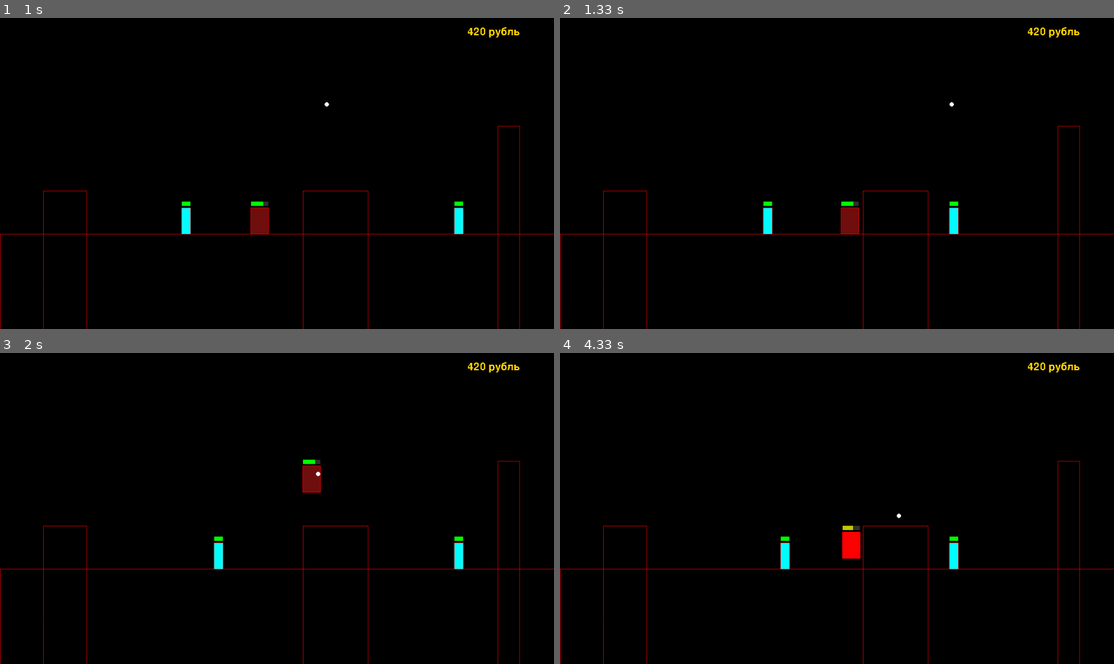
Above: before the commit, frames 1-4 (two rows, left to right).
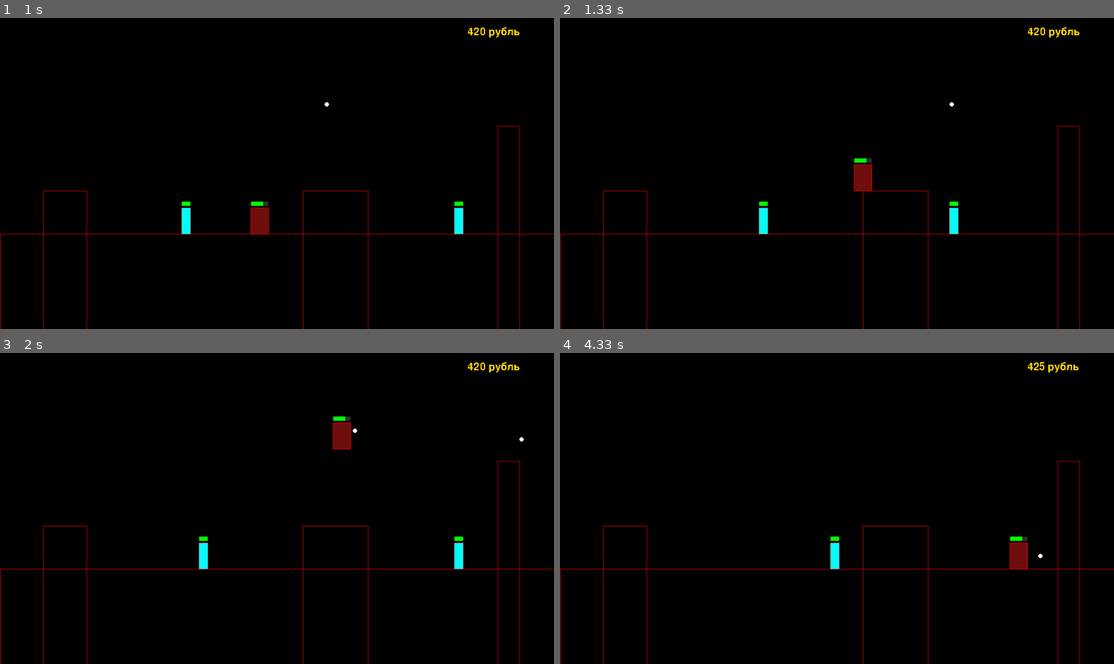
Above: after the commit, the same moments.

Repository: KarupoegPuhh/2020-projekt
Game: pygame game, started from MAIN.py
Two runs of this game, one before a commit and one after it. Both use one fixed random seed, a clock stepped at 60 frames per second and the inputs below.
Inputs:
- Up to frame 1 (1 s): click "Minek!" at 0.38 s; tap Space at 0.67 s
- Up to frame 2 (1.33 s): hold D from 1 s (still down); tap Space at 1.07 s
- Up to frame 3 (2 s): tap Space at 1.37, 1.57, 1.9 s; release D at 1.47 s; hold W 1.5-1.8 s; hold D from 1.83 s (still down)
- Up to frame 4 (4.33 s): tap Space at 2.2, 2.4, 2.7, 2.97, 3.27, 3.4, 3.8, 4.1 s; release D at 2.3 s; hold A 2.33-2.87 s; hold A 2.9-3.3 s; hold W 3.33-3.7 s; hold D from 3.73 s (still down)

Frame 1 is identical in both runs. In frame 2, 0.9% of the frame differs, in the area x 35-57%, y 45-70%; in frame 3, 1.1%; in frame 4, 1.4%, in the area x 39-94%, y 2-70%.

Commit message:
paar asja? main.py buggy, stable kindlam

Diff:
--- a/MAIN.py
+++ b/MAIN.py
@@ -506,26 +506,18 @@
         dt = clock.tick(30)
 
     def pole_sein_v(v,x,y,lai,pikk,umb=0,obj=põrand):
-        #pole window vasak äär
-        if v < 0:
-            v = -v
-        if v*dt < x:
-            #seinad vasakule minnes
-            for i in obj.instances:
-                if x <= i.x2+(v*dt)+umb and x > i.x2 + 1-umb and not y < i.y - pikk: #not v*dt < (i.x1 - x - lai) or y < i.y - pikk:
-                    return False
+        #seinad vasakule minnes
+        for i in obj.instances:
+            if x <= i.x2+(v*dt)+umb and x > i.x2 + 1-umb and not y < i.y - pikk: #not v*dt < (i.x1 - x - lai) or y < i.y - pikk:
+                return False
+        return True
+
+    def pole_sein_p(v,x,y,lai,pikk,umb=0,obj=põrand):
+        #seinad paremale minnes
+        for i in obj.instances:
+            if x+lai+(v*dt) >= i.x1 and x+lai < i.x1 + 1 and not y < i.y - pikk: #not v*dt < (i.x1 - x - lai) or y < i.y - pikk:
+                return False
             return True
-        return False
-
-    def pole_sein_p(v,x,y,lai,pikk,umb=0,obj=põrand):
-        #pole window parem äär
-        if v*dt < (laius - x - lai):
-            #seinad paremale minnes
-            for i in obj.instances:
-                if x+lai+(v*dt) >= i.x1 and x+lai < i.x1 + 1 and not y < i.y - pikk: #not v*dt < (i.x1 - x - lai) or y < i.y - pikk:
-                    return False
-            return True
-        return False
 
     def maa_kõrgus(px,lai,obj=põrand):
         global mk
@@ -659,12 +651,15 @@
         global screen
         screen = 0
         global screenid
-        screenid = {0:["põrand(1150,1200,250)","põrand(100,200,400)","põrand(700,850,400)"]}
-        #platformid
-        o = 0
-        for sc in screenid[screen]:
-            exec("plat"+str(o)+" = "+sc)
-            o += 1
+        screenid = {
+        -1:["põrand(750+400,800+400,250)"],
+        0:["põrand(750+400,800+400,250)","põrand(100,200,400)","põrand(700,850,400)"],
+        1:["põrand(10+400,800+400,250)","põrand(100,400,400)","põrand(700,720,600)"]
+        }
+        #uued platformide objektid
+        for o in range(len(screenid[screen])):
+            exec("plat"+str(o)+" = "+screenid[screen][o])
+
         #Tomi asjad
         Tom = Player(580, 100, 40, 60)
         global vh
@@ -804,6 +799,9 @@
                     Tom.y = mk-Tom.pikkus
                     Tom.jump = False
                     Tom.vh = vh
+        else:
+            Tom.jump = False
+            #Tom.vh = vh
 
         #tom kukkumine
         if mk > eelmine_mk and not Tom.jump:
@@ -826,6 +824,9 @@
         lükkaja_v = Tom.vh
         #knockback
         if Tom.kb != 0:
+            #if Tom.kukub:
+            #    Tom.kukub = False
+            #    Tom.vh = vh
             Tom.värv = (255, 0, 0)
             if Tom.vh > 0:
                 F = -(0.5*Tom.m*(lükkaja_v**2)) #/2
@@ -871,9 +872,42 @@
                 raha.raha_maas -= 1
                 Tom.raha += 1
 
-        #vaheta screeni
-        #if Tom.vel*dt < (laius - Tom.x - Tom.laius):
-        #    vaheta_screeni(screen,True)
+        #vaheta screeni paremale
+        if Tom.x+Tom.laius/2 > laius:
+            #tom spawn
+            Tom.x = 0-Tom.laius/2
+            #kustuta eelmised
+            for rii in põrand.instances:
+                rii.instances.remove(rii)
+            #kuhu poole
+            screen += 1
+            #uued platformide objektid
+            põrand1 = põrand(0,laius,500)
+            for o in range(len(screenid[screen])):
+                exec("plat"+str(o)+" = "+screenid[screen][o])
+            #vaenlased liigutada
+            for vaenlane in Vastane.instances:
+                vaenlane.x -= laius
+            #uued vaenlased
+            #veel implementimata
+        #vaheta screeni vasakule
+        if Tom.x+Tom.laius/2 < 0:
+            #tom spawn
+            Tom.x = laius-Tom.laius/2
+            #kustuta eelmised platvormid
+            for rii in põrand.instances:
+                rii.instances.remove(rii)
+            #kuhu poole
+            screen -= 1
+            #uued platformide objektid
+            põrand1 = põrand(0,laius,500)
+            for o in range(len(screenid[screen])):
+                exec("plat"+str(o)+" = "+screenid[screen][o])
+            #vaenlased liigutada
+            for vaenlane in Vastane.instances:
+                vaenlane.x += laius
+            #uued vaenlased
+            #veel implementimata
 
         #PAUSE MENU
         if keys[pg.K_p]:
--- a/MAIN (2).py
+++ b/main_stable.py
@@ -12,7 +12,7 @@
 
 pg.init()
 
-
+mitmes_kord = 0
 laius = 1280
 kõrgus = 720
 aken = pg.display.set_mode((laius, kõrgus))
@@ -29,12 +29,19 @@
     return textSurface, textSurface.get_rect()
 
 hiir_all = False
+#hoverib = False
+#vana_hover = False
 def nupp(text, x, y, laius, kõrgus, värv_tuhm, värv_hele, action=None):
     global hiir_all
+    #global hoverib
+    #global vana_hover
     mouse = pg.mouse.get_pos()
     click = pg.mouse.get_pressed()
 
+    #if vana_hover != hoverib:
+    #    nupp_hover.play()
     if x + laius > mouse[0] > x and y + kõrgus > mouse[1] > y:
+        #hoverib = True
         pg.draw.rect(aken, värv_tuhm, (x, y, laius, kõrgus))
         pg.draw.rect(aken, värv_hele, (x-5, y-5, laius, kõrgus))
         hiir_vabastatud = False
@@ -47,11 +54,20 @@
 
     else:
         pg.draw.rect(aken, värv_tuhm, (x, y, laius, kõrgus))
+        #hoverib = False
     textSurf, textRect = text_objects(text, smallText)
     textRect.center = ((x+x+laius)//2, (y+y+kõrgus)//2)
     aken.blit(textSurf, textRect)
 
+    #vana_hover = hoverib
+
 def intro():
+    global mitmes_kord
+    mitmes_kord += 1
+    if mitmes_kord == 1:
+        global intromus
+        intromus = pg.mixer.Sound(helidir+"\delta.mp3")
+        intromus.play()
 
     #Teksdi suurused
     global largeText
@@ -75,6 +91,16 @@
         TextRect.center = ((laius // 2), (170))
         aken.blit(TextSurf, TextRect)
 
+        #kontrollid
+        kontrollid = smallText.render("liigu: wasd", False, (0,0,0))
+        aken.blit(kontrollid, (laius-300, 20))
+        kontrollid = smallText.render("tulista: space", False, (0,0,0))
+        aken.blit(kontrollid, (laius-300, 40))
+        kontrollid = smallText.render("menüü: p", False, (0,0,0))
+        aken.blit(kontrollid, (laius-300, 60))
+        kontrollid = smallText.render("KONTROLLID:", False, (0,0,0))
+        aken.blit(kontrollid, (laius-300, 0))
+
         nupp("Minek!",laius/2-100, 300, 200, 100, (155,114,98), (185,144,128), main_loop)
         nupp("Vali oma sõdalane!", laius/2-100, 425, 200, 100, (72,58,78), (102,88,108), vali_sõdalane)
         nupp("Annan alla...", laius/2-100, 550, 200, 100, (42,42,50), (72,72,89), quit)
@@ -124,8 +150,15 @@
 def pood():
     global Tom
     global hernepüss
+    global kartulikahur
+    global ka
     global poes
     poes = True
+    global ost
+    ost = pg.mixer.Sound(helidir+"\cash.mp3")
+    tere = pg.mixer.Sound(helidir+"\shop_e.mp3")
+    tere.play()
+
     while poes:
         for event in pg.event.get():
             if event.type == pg.QUIT:
@@ -142,12 +175,17 @@
 
         nupp("Ostud tehtud!", laius/2-100 , 600, 200, 100, (100,100,0), (255,255,0), pood_done)
         #Relva valik
-        nupp("Jõujooki!", 170, 300, 200, 100, (113,16,15), (163,66,65), jõujook_ost)
-        nupp("Hernepüssi!", 540, 300, 200, 100, (112,130,56), (162,180,106), hernepüss_ost)
-        nupp("Ritaliini!", 910 , 300, 200, 100, (80,5,94), (130,55,144), ritaliin_ost)
+        if Tom.health < Tom.max_health:
+            nupp("Jõujooki! -1₽", 170, 200, 200, 100, (113,16,15), (163,66,65), jõujook_ost)
+        if not hernepüss.unlocked:
+            nupp("Hernepüssi! -3₽", 540, 200, 200, 100, (112,130,56), (162,180,106), hernepüss_ost)
+        if Tom.vel <= 20:
+            nupp("Ritaliini! -1₽", 910 , 200, 200, 100, (80,5,94), (130,55,144), ritaliin_ost)
+        if not kartulikahur.unlocked:
+            nupp("kartul! -4₽", 540 , 400, 200, 100, (80,5,94), (130,55,144), kartulikahur_ost)
 
         raha = veneText.render(str(Tom.raha)+" рубль", False, (255,215,0))
-        aken.blit(raha, (laius-100, 20))
+        aken.blit(raha, (laius-200, 20))
 
         pg.display.update()
 
@@ -156,26 +194,43 @@
 def pood_done():
     global poes
     poes = False
+    headaega = pg.mixer.Sound(helidir+"\shop_l.mp3")
+    headaega.play()
 
 def jõujook_ost():
-    if Tom.raha >= 1 and Tom.health < Tom.max_health:
+    if Tom.raha >= 1:
         Tom.raha -= 1
         Tom.health += 1
+        ost.play()
 
 def hernepüss_ost():
-    if Tom.raha >= 5 and not hernepüss.unlocked:
+    if Tom.raha >= 3:
         hernepüss.unlocked = True
-        Tom.raha -= 5
+        Tom.raha -= 3
+        ost.play()
+
+def kartulikahur_ost():
+    if Tom.raha >= 4:
+        kartulikahur.unlocked = True
+        Tom.raha -= 4
+        ost.play()
 
 def ritaliin_ost():
-    if Tom.raha >= 1 and Tom.vel <= 20:
+    global vh
+    if Tom.raha >= 1:
         Tom.vel *= 1.5
+        Tom.vh += 1
+        vh += 1
         Tom.raha -= 1
+        ost.play()
 
 def main_loop():
     global Tom
     global hernepüss
+    global kartulikahur
     global pause
+
+    intromus.stop()
 
     class Player:
         def __init__(self, x, y, laius, pikkus):
@@ -191,13 +246,13 @@
             self.m = 1
             self.vel = 10
             self.vh = 10 #hüppe vel
-            self.health = 10
+            self.health = 7
             self.max_health = 10
             self.kb = 0 #knockback 1-paremale -1-vasakule 0-false
             self.kontr = True #kas saab kontrollida
             self.elus = True
             self.elud_värv = (0,255,0)
-            self.raha = 0
+            self.raha = 420
 
         def hit(self):
             if self.health >= self.max_health * 0.8:
@@ -226,7 +281,7 @@
             pg.draw.rect(aken, self.värv, (self.x, self.y, self.laius, self.pikkus))
             #raha
             raha = veneText.render(str(self.raha)+" рубль", False, (255,215,0))
-            aken.blit(raha, (laius-100, 20))
+            aken.blit(raha, (laius-200, 20))
 
     class Kuul:
         def __init__(self, x, y, suund):
@@ -242,7 +297,7 @@
     class raha:
         raha_maas = 0
         instances = []
-        def __init__(self,x,y,v,suund,xoff):
+        def __init__(self,x,y,v,suund,xoff,mkr):
             self.__class__.instances.append(self)
             self.x = x
             self.y = y
@@ -250,13 +305,15 @@
             self.suund = suund
             self.xoff = xoff
             self.kukkumas = True
+            self.mkr = mkr
 
         def kukub(self):
             self.y += 0.5*(self.v**2)*dt
+            #if pole_sein_p(self.v,self.x,self.y,3,3) and pole_sein_v(self.v,self.x,self.y,3,3): NAD SATUVAD SEINA SISSE VAHEST
             self.x += self.xoff
             self.v -= 1
-            if self.y >= mk:
-                self.y = mk
+            if self.y+5 >= self.mkr:
+                self.y = self.mkr-5
                 self.kukkumas = False
 
         def draw(self, aken):
@@ -325,7 +382,7 @@
                             self.x += self.vel*dt
                         else:
                             self.tagane = False
-
+            #path
             else:
                 if self.vel > 0:
                     if self.vel + self.x < self.path[1]:
@@ -360,7 +417,7 @@
             self.health -= Relvad.instance.dmg
             if self.health <= 0:
                 for ugu in range(randint(3,6)):
-                    vars()["r"+str(raha.raha_maas)] = raha(self.x,self.y,choice([-1,1]),5/randint(1,10),4/randint(1,10))
+                    vars()["r"+str(raha.raha_maas)] = raha(self.x,self.y,choice([-1,1]),5/randint(1,10),4/randint(1,10),self.y+self.pikkus)
                     raha.raha_maas += 1
                 self.elus = False
                 vastane_surm.play()
@@ -385,17 +442,14 @@
     class Relvad:
         instance = None
 
-        def __init__(self, dmg, cd, r, värv, vel, equipped, unlocked):
+        def __init__(self, dmg, cd, r, värv, vel, equipped, unlocked, nimi):
             self.dmg = dmg
             self.cd = cd
             self.r = r
             self.värv = värv
             self.vel = vel
             self.unlocked = unlocked
-
-        def equip(self):
-            if self.unlocked:
-                Relvad.instance = self
+            self.nimi = nimi
 
 
     def unpause():
@@ -453,18 +507,26 @@
         dt = clock.tick(30)
 
     def pole_sein_v(v,x,y,lai,pikk,umb=0,obj=põrand):
-        #seinad vasakule minnes
-        for i in obj.instances:
-            if x <= i.x2+(v*dt)+umb and x > i.x2 + 1-umb and not y < i.y - pikk: #not v*dt < (i.x1 - x - lai) or y < i.y - pikk:
-                return False
-        return True
+        #pole window vasak äär
+        if v < 0:
+            v = -v
+        if v*dt < x:
+            #seinad vasakule minnes
+            for i in obj.instances:
+                if x <= i.x2+(v*dt)+umb and x > i.x2 + 1-umb and not y < i.y - pikk: #not v*dt < (i.x1 - x - lai) or y < i.y - pikk:
+                    return False
+            return True
+        return False
 
     def pole_sein_p(v,x,y,lai,pikk,umb=0,obj=põrand):
-        #seinad paremale minnes
-        for i in obj.instances:
-            if x+lai+(v*dt) >= i.x1 and x+lai < i.x1 + 1 and not y < i.y - pikk: #not v*dt < (i.x1 - x - lai) or y < i.y - pikk:
-                return False
+        #pole window parem äär
+        if v*dt < (laius - x - lai):
+            #seinad paremale minnes
+            for i in obj.instances:
+                if x+lai+(v*dt) >= i.x1 and x+lai < i.x1 + 1 and not y < i.y - pikk: #not v*dt < (i.x1 - x - lai) or y < i.y - pikk:
+                    return False
             return True
+        return False
 
     def maa_kõrgus(px,lai,obj=põrand):
         global mk
@@ -513,7 +575,7 @@
                     quit()
             aken.fill((70,70,70))
 
-            TextSurf, TextRect = text_objects("Hummid tampisid su ära...", largeText)
+            TextSurf, TextRect = text_objects("Hummid tampisid su ära...", mediumText)
             TextRect.center = ((laius // 2), (170))
             aken.blit(TextSurf, TextRect)
 
@@ -555,14 +617,20 @@
             TextRect.center = ((laius // 2), (100))
             aken.blit(TextSurf, TextRect)
 
-
+            TextSurf, TextRect = text_objects("(Sul on käes "+str(Relvad.instance.nimi)+")", mediumText)
+            TextRect.center = ((laius // 2), (230))
+            aken.blit(TextSurf, TextRect)
 
             nupp("Olen valmis naasma!", laius/2-100 , 600, 200, 100, (100,100,0), (255,255,0), invent_stop)
             #Relva valik
-            nupp("lingu viskama!", 170, 300, 200, 100, (100,100,100), (200,200,200), ling_equip)
-            nupp("Ma leidsin hernepüssi!", 540, 300, 200, 100, (100,100,100), (200,200,200), hernepüss_equip)
-            nupp("Ohh kartulikahur!", 910 , 300, 200, 100, (100,100,100), (200,200,200), kartulikahur_equip)
-            nupp("Tulevik in nüüd, vanamees!", 540, 450, 200, 100, (100, 100, 100), (200, 200, 200), railgun_equip)
+            if ling.unlocked:
+                nupp("lingu viskama!", 170, 300, 200, 100, (100,100,100), (200,200,200), ling_equip)
+            if hernepüss.unlocked:
+                nupp("Ma sain hernepüssi!", 540, 300, 200, 100, (100,100,100), (200,200,200), hernepüss_equip)
+            if kartulikahur.unlocked:
+                nupp("Ohh kartulikahur!", 910 , 300, 200, 100, (100,100,100), (200,200,200), kartulikahur_equip)
+            if railgun.unlocked:
+                nupp("Tulevik in nüüd, vanamees!", 540, 450, 200, 100, (100,100,100), (200,200,200), railgun_equip)
 
             pg.display.update()
 
@@ -571,16 +639,17 @@
         inventory_tab = False
 
     def ling_equip():
-        ling.equip()
-
+        if ling.unlocked:
+            Relvad.instance = ling
     def hernepüss_equip():
-        hernepüss.equip()
-
+        if hernepüss.unlocked:
+            Relvad.instance = hernepüss
     def kartulikahur_equip():
-        kartulikahur.equip()
-
+        if kartulikahur.unlocked:
+            Relvad.instance = kartulikahur
     def railgun_equip():
-        railgun.equip()
+        if railgun.unlocked:
+            Relvad.instance = railgun
 
 
     #VARS ja objektid
@@ -591,33 +660,29 @@
         global screen
         screen = 0
         global screenid
-        screenid = {
-        -1:["põrand(750+400,800+400,250)"],
-        0:["põrand(750+400,800+400,250)","põrand(100,200,400)","põrand(700,850,400)"],
-        1:["põrand(10+400,800+400,250)","põrand(100,400,400)","põrand(700,720,600)"]
-        }
-        #uued platformide objektid
-        for o in range(len(screenid[screen])):
-            exec("plat"+str(o)+" = "+screenid[screen][o])
-
+        screenid = {0:["põrand(1150,1200,250)","põrand(100,200,400)","põrand(700,850,400)"]}
+        #platformid
+        o = 0
+        for sc in screenid[screen]:
+            exec("plat"+str(o)+" = "+sc)
+            o += 1
         #Tomi asjad
         Tom = Player(580, 100, 40, 60)
+        global vh
         vh = Tom.vh
         Tom.vh = 0
-        #Kuulid
-        #kuul = None #Kuul(laius + Tom.x // 2, kõrgus + Tom.y // 2, Tom.vaatab)
         #Pahad
         paha = Vastane(400, 0, 500, 5, 10,True)
         paha.y = põrand1.y-paha.pikkus
-        paha1 = Vastane(100, 0, 400, 15, 2,False)
+        paha1 = Vastane(900, 0, 1100, 15, 2,False)
         paha1.y = põrand1.y-paha1.pikkus
         #Relvad
-        ling = Relvad(2, 30, 5, (255,255,255), 15, 1, True)
-        hernepüss = Relvad(1, 5, 3, (0,255,0), 20, 0, False)
-        kartulikahur = Relvad(20, 40, 10, (161,127,27), 13, 0, True)
-        railgun = Relvad(0.2, 0, 20, (4,217,255),10 , 0, True)
+        ling = Relvad(2, 30, 5, (255,255,255), 15, 1, True,"ling")
+        hernepüss = Relvad(1, 5, 3, (0,255,0), 20, 0, False,"hernepüss")
+        kartulikahur = Relvad(20, 40, 10, (161,127,27), 13, 0, False,"kartulikaur")
+        railgun = Relvad(0.2, 0, 20, (4,217,255),10 , 0, True,"midagi erakordset")
         #Et mängjal oleks alguses relv
-        ling.equip()
+        ling_equip()
 
         #vars
         kuulid = []
@@ -655,6 +720,8 @@
         pg.mixer.Sound.set_volume(whit,0.4)
         raha_pickup = pg.mixer.Sound(helidir+"\gold_pickup.mp3")
         raha_drop = pg.mixer.Sound(helidir+"\gold_drop.mp3")
+        pg.mixer.Sound.set_volume(raha_drop,0.4)
+        pg.mixer.Sound.set_volume(raha_pickup,0.4)
 
     while running:
 
@@ -738,7 +805,9 @@
                     Tom.y = mk-Tom.pikkus
                     Tom.jump = False
                     Tom.vh = vh
-
+        else:
+            Tom.jump = False
+            #Tom.vh = vh
         #tom kukkumine
         if mk > eelmine_mk and not Tom.jump:
             Tom.kukub = True
@@ -760,16 +829,21 @@
         lükkaja_v = Tom.vh
         #knockback
         if Tom.kb != 0:
+            #if Tom.kukub:
+            #    Tom.kukub = False
+            #    Tom.vh = vh
             Tom.värv = (255, 0, 0)
             if Tom.vh > 0:
-                F = (0.5*Tom.m*(lükkaja_v**2)) #/2
-                #if pole_sein_p(Tom.vel,Tom.x,Tom.y,Tom.laius,Tom.pikkus) and pole_sein_v(Tom.vel,Tom.x,Tom.y,Tom.laius,Tom.pikkus): ÜRITUS FIXIDA SEDA KINNI JÄÄMIST KNOCKBACKIS
-                Tom.x -= (F*dt*Tom.kb)/3
+                F = -(0.5*Tom.m*(lükkaja_v**2)) #/2
+                if F < 0 and pole_sein_p(Tom.vel,Tom.x,Tom.y,Tom.laius,Tom.pikkus):
+                    Tom.x += (F*dt*Tom.kb)/3
+                if F > 0 and pole_sein_v(Tom.vel,Tom.x,Tom.y,Tom.laius,Tom.pikkus):
+                    Tom.x += (F*dt*Tom.kb)/3
             else:
-                F = -(0.5*Tom.m*(Tom.vh**2)) #/2
+                F = (0.5*Tom.m*(Tom.vh**2)) #/2
                 Tom.kontr = True
 
-            Tom.y -= (F*dt)/2
+            Tom.y += (F*dt)/2
 
             Tom.vh -= 1
             lükkaja_v -= 1
@@ -803,43 +877,9 @@
                 raha.raha_maas -= 1
                 Tom.raha += 1
 
-        #vaheta screeni paremale
-        if Tom.x+Tom.laius/2 > laius:
-            #tom spawn
-            Tom.x = 0-Tom.laius/2
-            #kustuta eelmised
-            for rii in põrand.instances:
-                rii.instances.remove(rii)
-            #kuhu poole
-            screen += 1
-            #uued platformide objektid
-            põrand1 = põrand(0,laius,500)
-            for o in range(len(screenid[screen])):
-                exec("plat"+str(o)+" = "+screenid[screen][o])
-            #vaenlased liigutada
-            for vaenlane in Vastane.instances:
-                vaenlane.x -= laius
-            #uued vaenlased
-            #veel implementimata
-        #vaheta screeni vasakule
-        if Tom.x+Tom.laius/2 < 0:
-            #tom spawn
-            Tom.x = laius-Tom.laius/2
-            #kustuta eelmised platvormid
-            for rii in põrand.instances:
-                rii.instances.remove(rii)
-            #kuhu poole
-            screen -= 1
-            #uued platformide objektid
-            põrand1 = põrand(0,laius,500)
-            for o in range(len(screenid[screen])):
-                exec("plat"+str(o)+" = "+screenid[screen][o])
-            #vaenlased liigutada
-            for vaenlane in Vastane.instances:
-                vaenlane.x += laius
-            #uued vaenlased
-            #veel implementimata
-
+        #vaheta screeni
+        #if Tom.vel*dt < (laius - Tom.x - Tom.laius):
+        #    vaheta_screeni(screen,True)
 
         #PAUSE MENU
         if keys[pg.K_p]:
